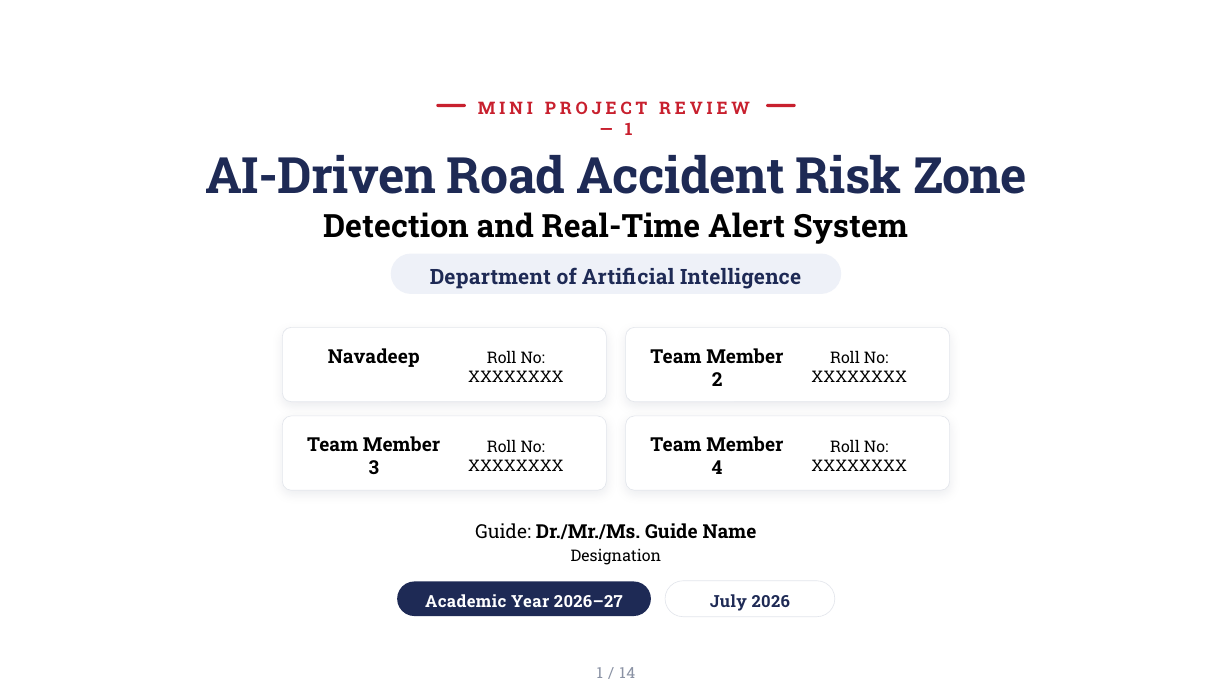
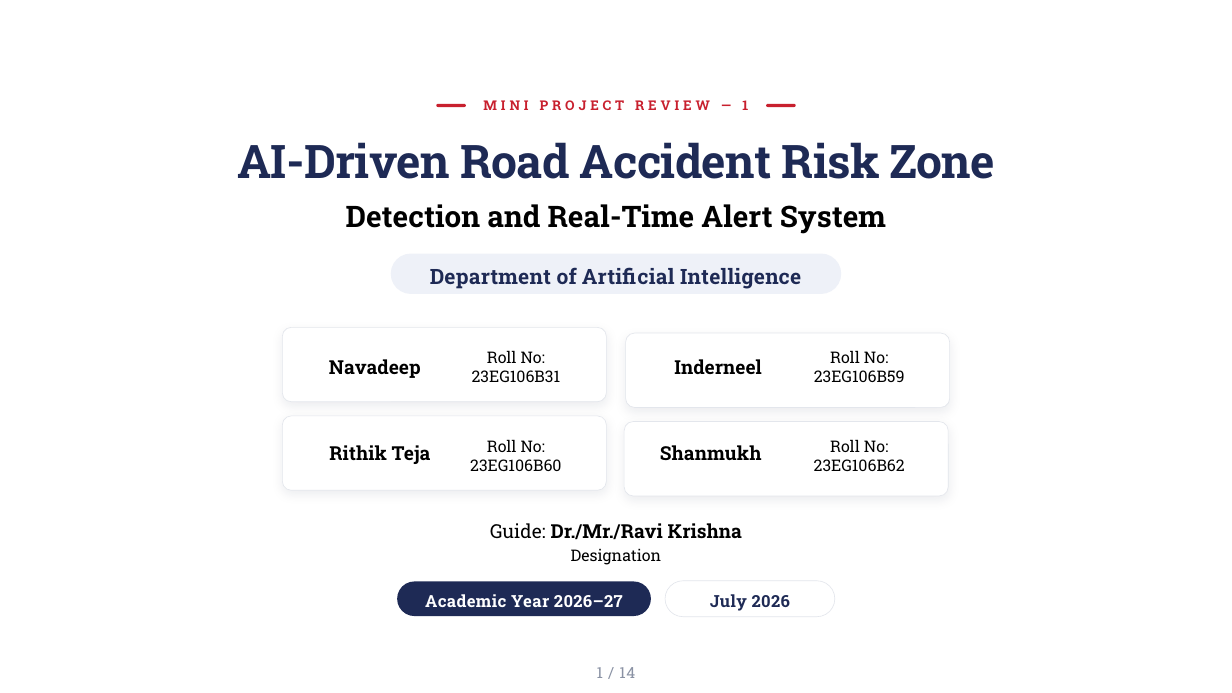
Before and after one commit to Shanmukhcr7/SafeRoute-AI, a slide deck: slide 1 of AI_Road_Accident_RiskZone_Detection_Review1_UPDATED_FIXED.pptx. Drawn at 1232x693 pixels with LibreOffice and Linux fonts; fonts in the diff are those of the drawing; background and template pictures are left out. Boxes give left, top, right and bottom in pixels: in the first picture for what was removed or moved away, otherwise in the second. Text is boxed around its words. In the diff, an @@ line names an element or a change of style, - is before the commit and + after.

```diff
--- a/AI_Road_Accident_RiskZone_Detection_Review1_UPDATED_FIXED.pptx
+++ b/AI_Road_Accident_RiskZone_Detection_Review1_UPDATED_FIXED.pptx
@@ text "MINI PROJECT REVIEW — 1" at <box>483,100,748,110</box>: size 20.2 to 15.7 pt @@
@@ text "AI-Driven Road Accident Risk Zone" at <box>237,142,995,179</box>: size 58.5 to 54.1 pt; line spacing 1.08 to 0.88 @@
@@ text "Detection and Real-Time Alert System" at <box>346,204,886,234</box>: size 37.5 to 34.7 pt; line spacing 1.1 to 0.9 @@
@@ text "Navadeep": place and size @@
-text "Navadeep" at <box>328,348,420,367</box>
+text "Navadeep" at <box>329,359,421,378</box>
@@ text at <box>472,350,561,382</box>: text changed @@
-Roll No: XXXXXXXX
+Roll No: 23EG106B31
@@ rounded rectangle: place and size @@
-rounded rectangle at <box>626,327,950,402</box>
+rounded rectangle at <box>626,333,950,408</box>
@@ text at <box>674,359,761,374</box>: text changed @@
-Team Member 2
+Inderneel
@@ text at <box>814,350,905,382</box>: text changed @@
-Roll No: XXXXXXXX
+Roll No: 23EG106B59
@@ text at <box>329,445,431,464</box>: text changed @@
-Team Member 3
+Rithik Teja
@@ text at <box>470,439,561,471</box>: text changed @@
-Roll No: XXXXXXXX
+Roll No: 23EG106B60
@@ rounded rectangle: place and size @@
-rounded rectangle at <box>626,416,950,490</box>
+rounded rectangle at <box>624,421,948,496</box>
@@ text at <box>660,445,762,460</box>: text changed @@
-Team Member 4
+Shanmukh
@@ text at <box>814,439,905,471</box>: text changed @@
-Roll No: XXXXXXXX
+Roll No: 23EG106B62
@@ text at <box>490,523,742,540</box>: text changed @@
-Guide: Dr./Mr./Ms. Guide Name
+Guide: Dr./Mr./Ravi Krishna
```
Also in this commit, not shown: 13 other slides changed, 4 other files.
